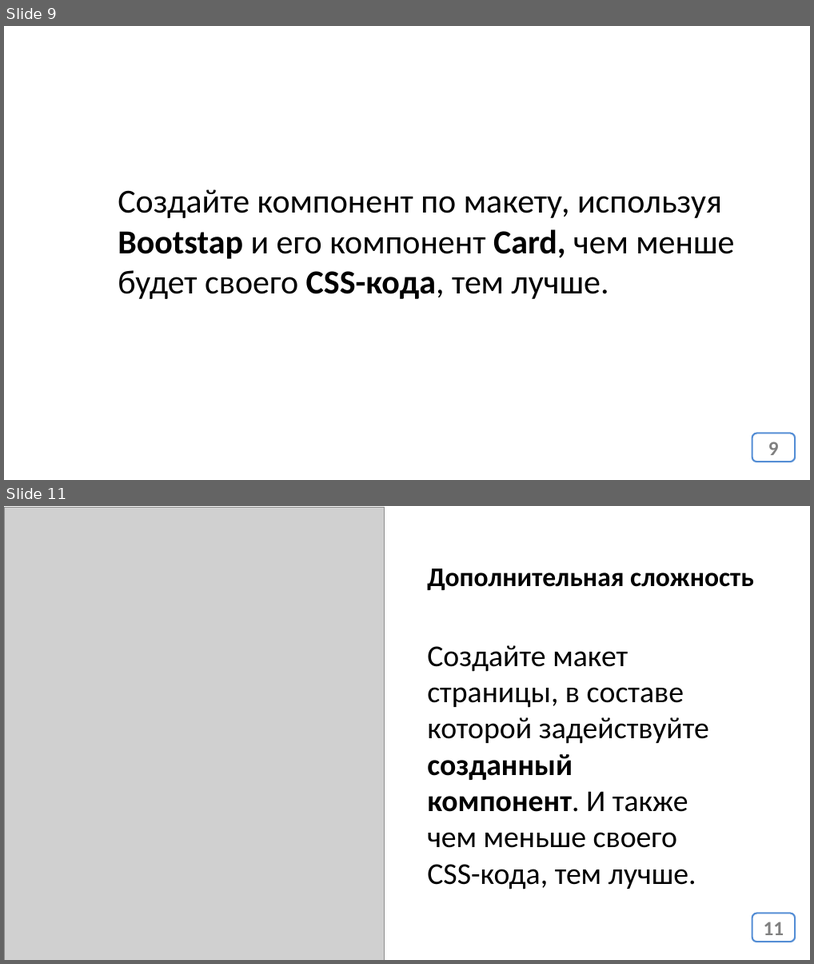
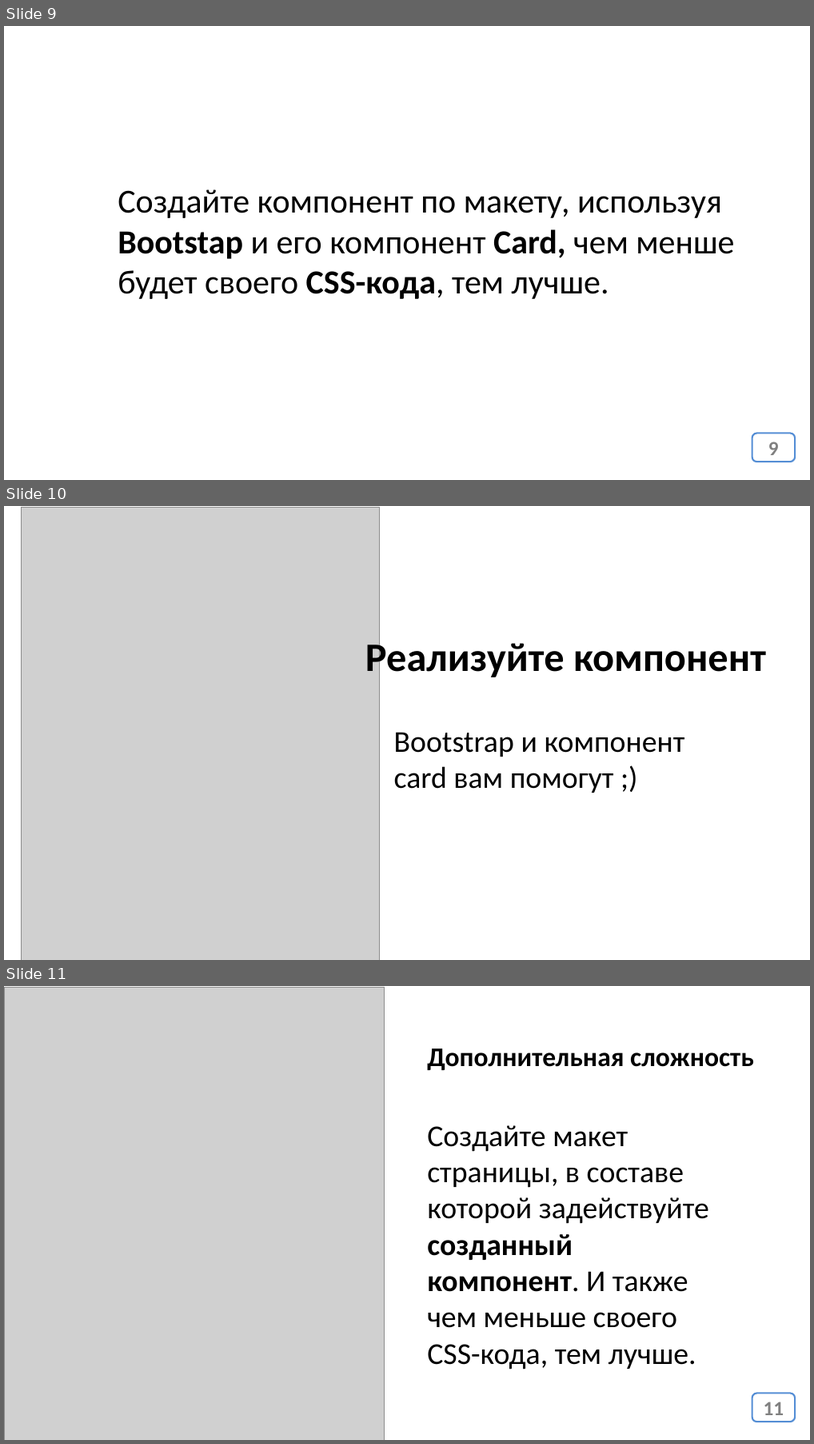
Before and after one commit to web40-ortdnipro/lesson09, a slide deck: lesson09.pptx. Shown one above the other, each under a label of ours: slides 9 and 11 before the commit, slides 9, 10 and 11 after it; the slides between them are not shown. The pictures are 814x964 and 814x1444 pixels, drawn with LibreOffice and Linux fonts; fonts in the diff are those of the drawing; grey boxes stand for pictures. Boxes give left, top, right and bottom in pixels: in the first picture for what was removed or moved away, otherwise in the second. Text is boxed around its words. In the diff, an @@ line names an element or a change of style, - is before the commit and + after.

```diff
--- a/lesson09.pptx
+++ b/lesson09.pptx
@@ slide 10 added at (x1=4, y1=506, x2=810, y2=960), background #FFFFFF @@
@@ picture added at (x1=22, y1=508, x2=380, y2=960) @@
@@ text added at (x1=366, y1=638, x2=766, y2=680), 48 pt, text #000000, bold @@
+Реализуйте компонент
@@ text added at (x1=394, y1=732, x2=686, y2=792), 36 pt, text #000000 @@
+Bootstrap и компонент card вам помогут ;)
```
Also in this commit, not shown: 1 slide removed, 1 other file.
